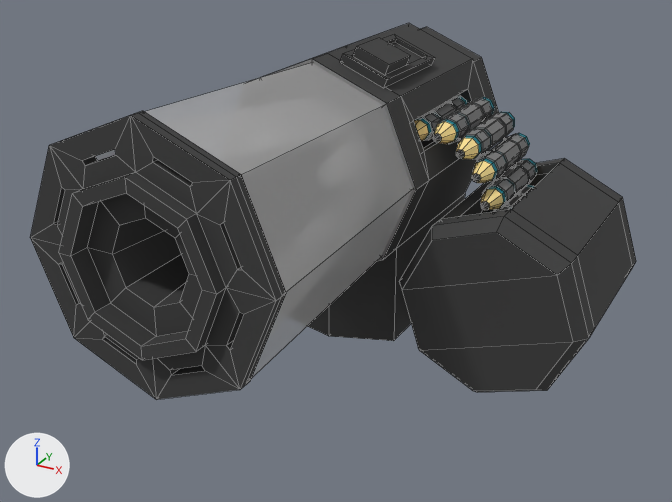
What one commit did to the Blender file Assets/Blender/PaperShredder.blend.
Before and after are seen from a 50 mm lens placed at (4.27, -5.88, 2.88), pointed at (0.42, 1.11, -0.62). The axes (+X, +Y, +Z) are drawn at lower left. The lights are the same throughout. Mesh edges are drawn as thin lines.
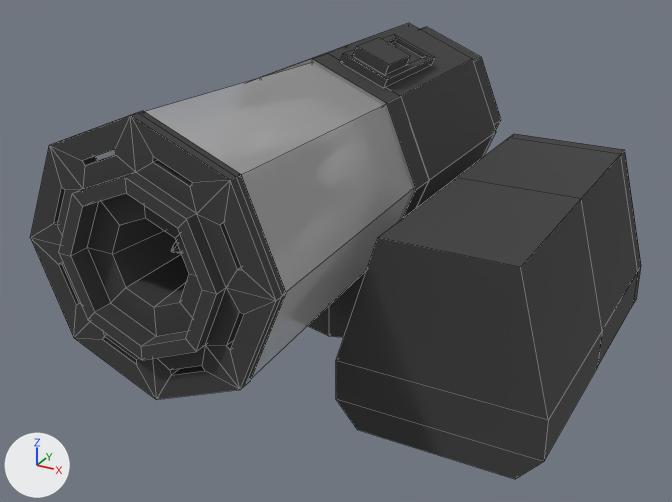
Location of each change, [x1, y1, x2, y2] in pixels of the pictures (672 x 502 px; the box of a moved part takes in the faces that stretch with it):
```json
{"object": "Cylinder", "change": "reshaped", "before": [30, 23, 636, 399], "after": [30, 23, 641, 479], "on screen": "21% taller"}
{"part": 1, "of": "me_cylinder", "change": "rebuilt", "before": [399, 158, 636, 392], "after": [336, 134, 641, 479], "on screen": "29% wider, 47% taller"}
{"part": 2, "of": "me_cylinder", "change": "deleted", "before": [414, 96, 537, 212]}
{"part": 3, "of": "me_cylinder", "change": "moved or reshaped", "before": [329, 59, 491, 341], "after": [329, 59, 496, 337]}
```

Scene script edits in JSON lines:
```json
{"block": "me_cylinder", "where": "# used by ob_cylinder; location = (0.0, 0.0, 0.0)"}
{"op": "remove", "block": "me_cylinder", "code": "me_cylinder.from_pydata(...)  # 2270 vertices, 2193 faces, 2 loose edges; spans x -1.15..2.74, y -1.18..4.03, z -2.0..1.16"}
{"op": "add", "block": "me_cylinder", "code": "me_cylinder.from_pydata(...)  # 622 vertices, 604 faces, 2 loose edges; spans x -1.15..2.77, y -1.18..4.03, z -1.93..1.16"}
{"block": "me_cylinder", "change": "me_cylinder part 1: the loose piece of 64 vertices spanning x 0.88..2.74, y 1.41..3.43, z -2.0..-0.15 is rebuilt with 44 vertices and now spans x 0.5..2.77, y 0.25..3.54, z -1.86..0.01"}
{"block": "me_cylinder", "change": "me_cylinder part 2: 42 loose pieces with 1628 vertices, spanning x -0.13..1.73, y 1.85..3.16, z -1.79..0.48, are deleted"}
{"block": "me_cylinder", "change": "me_cylinder part 3"}
{"block": "me_cylinder", "change": "8 vertices are removed from x 0.76..0.98, y 1.81..3.17, z 0.2..0.52"}
{"block": "me_cylinder", "change": "25 faces are deleted"}
{"block": "me_cylinder", "change": "2 loose edges are deleted"}
{"block": "me_cylinder", "change": "8 vertices are added at x 0.0..0.76, y 1.9..3.36, z -1.61..-1.22"}
{"block": "me_cylinder", "change": "2 loose edges are added"}
{"block": "me_cylinder", "change": "17 new faces join them, mat_sharpener (picture img_texture_test__9__png)"}
```
